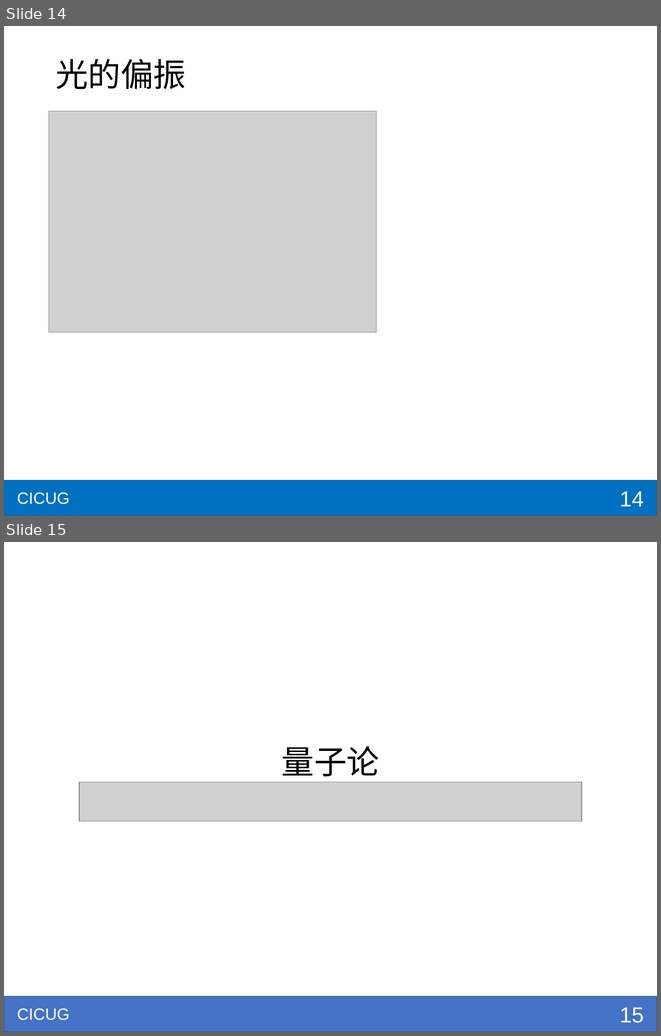
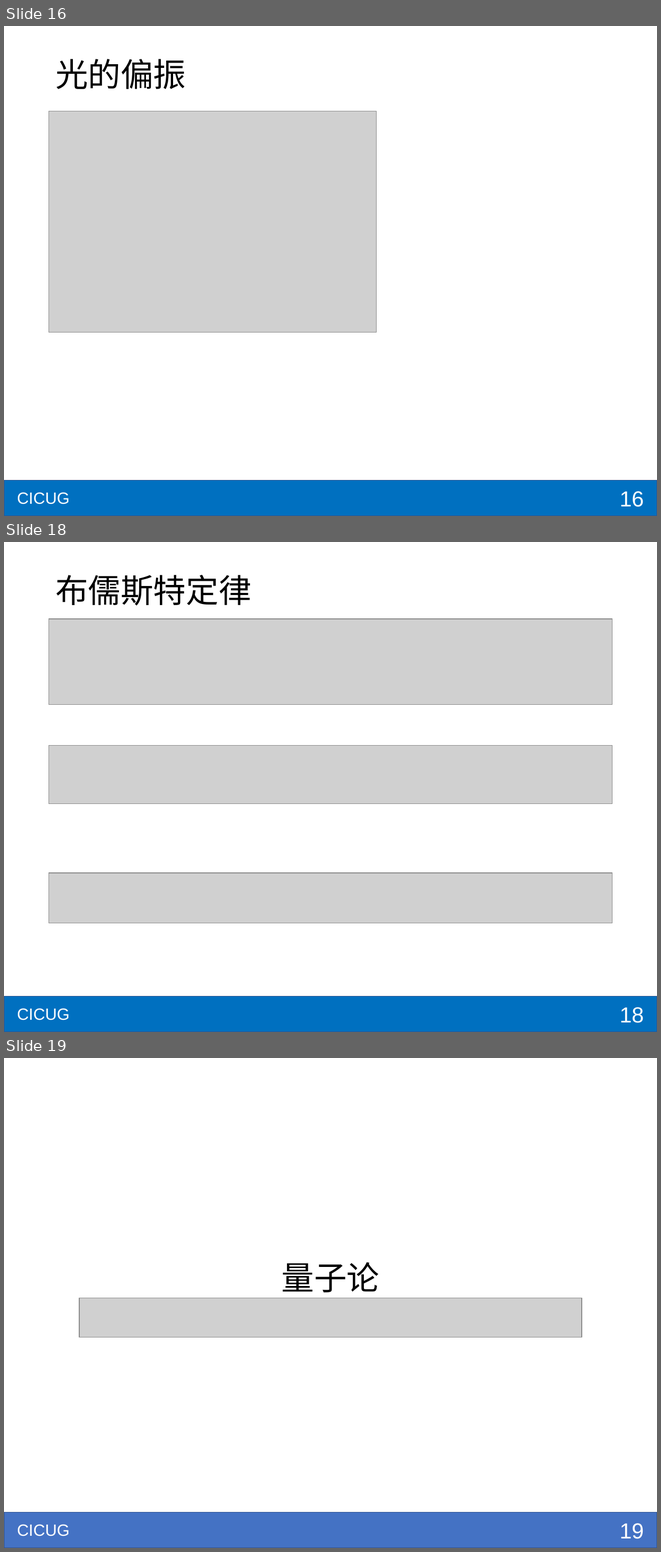
Before and after one commit to shzaiz/dx-public, a slide deck: notes/notes/大物/复习2/revpart2.pptx. Shown one above the other, each under a label of ours: slides 14 and 15 before the commit, slides 16, 18 and 19 after it; the slides between them are not shown. The pictures are 661x1036 and 661x1552 pixels, drawn with LibreOffice and Linux fonts; fonts in the diff are those of the drawing; grey boxes stand for pictures. Boxes give left, top, right and bottom in pixels: in the first picture for what was removed or moved away, otherwise in the second. Text is boxed around its words. In the diff, an @@ line names an element or a change of style, - is before the commit and + after.

```diff
--- a/notes/notes/大物/复习2/revpart2.pptx
+++ b/notes/notes/大物/复习2/revpart2.pptx
@@ slide 18 added at [4, 542, 657, 1032], background #FFFFFF; not listed: 2 template elements that a slide beside it also shows @@
@@ title added at [55, 575, 252, 606], 36 pt, text #000000 @@
+布儒斯特定律
@@ picture added at [49, 619, 612, 705] @@
@@ picture added at [49, 746, 612, 804] @@
@@ picture added at [49, 872, 612, 923] @@
@@ page number added at [620, 1007, 644, 1023], 24 pt, text #FFFFFF @@
+18
@@ what was slide 14 is now slide 16 @@
@@ page number at [620, 491, 644, 507]: text changed @@
-14
+16
@@ what was slide 15 is now slide 19 @@
@@ page number at [620, 1523, 644, 1539]: text changed @@
-15
+19
```
Also in this commit, not shown: 1 slide changed, 13 other slides added, 1 slide removed, 6 other files.
